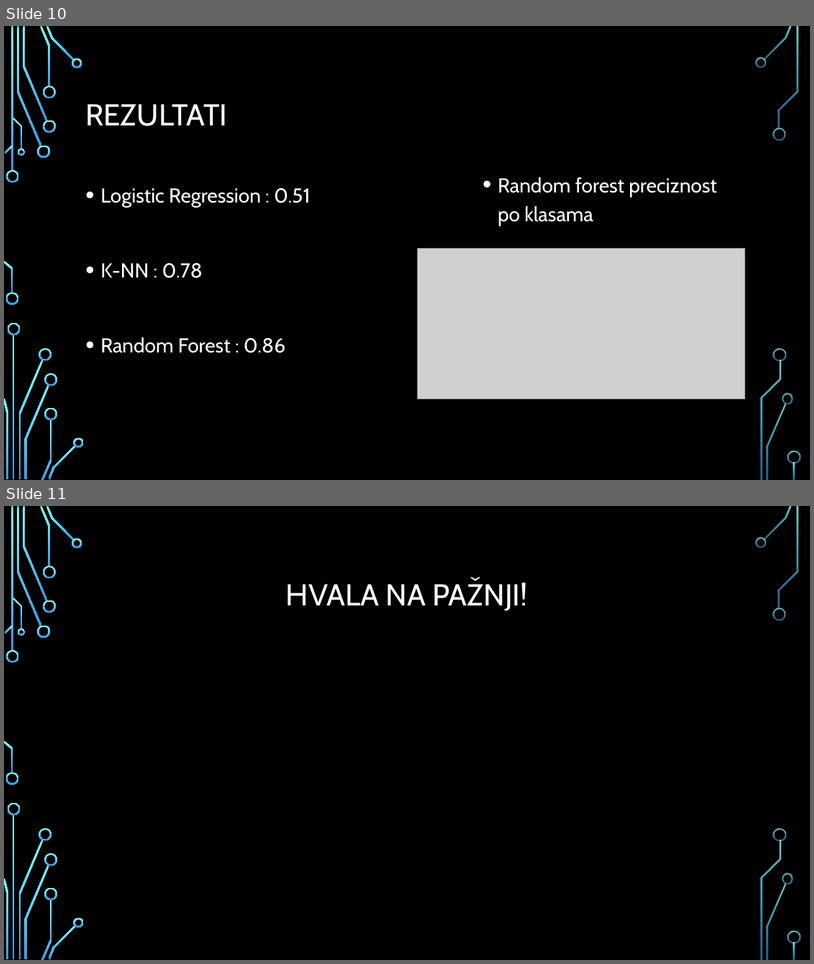
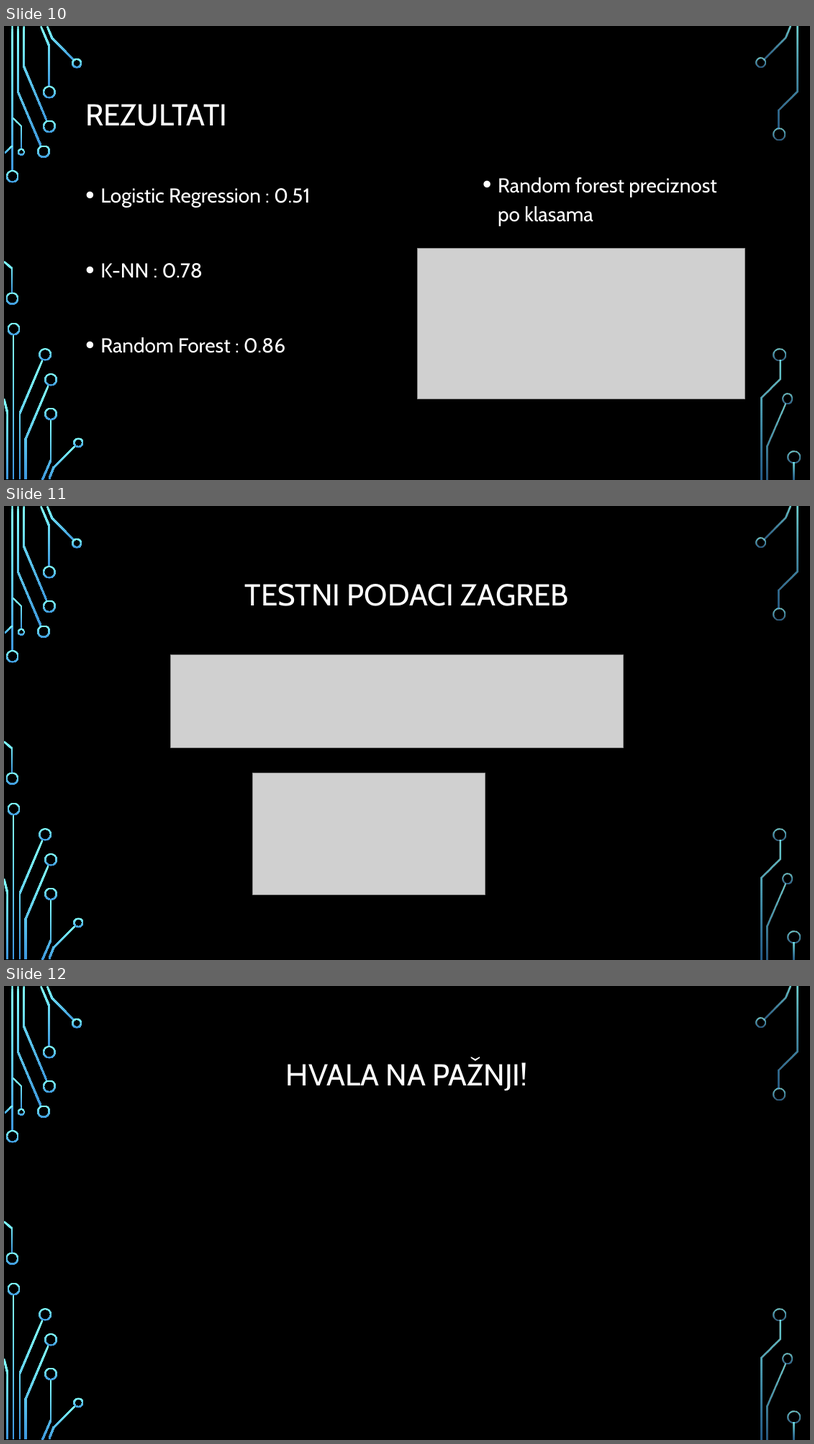
Before and after one commit to IvanBacic/RUSU_projekt, a slide deck: Strojno projekt/RUSU_projektni_zadatak_IvanBacic.pptx. Shown one above the other, each under a label of ours: slides 10 and 11 before the commit, slides 10, 11 and 12 after it. The pictures are 814x964 and 814x1444 pixels, drawn with LibreOffice and Linux fonts; fonts in the diff are those of the drawing; grey boxes stand for pictures; background and template pictures are left out. Boxes give left, top, right and bottom in pixels: in the first picture for what was removed or moved away, otherwise in the second. Text is boxed around its words. In the diff, an @@ line names an element or a change of style, - is before the commit and + after.

Commit message:
Ver 1.4
Added test data from Vodovod Zagreb

```diff
--- a/Strojno projekt/RUSU_projektni_zadatak_IvanBacic.pptx
+++ b/Strojno projekt/RUSU_projektni_zadatak_IvanBacic.pptx
@@ slide 11 added at (4,506,810,960), background picture (left out); not listed: 36 template elements that a slide beside it also shows @@
@@ title added at (245,584,569,606), 36 pt, text #FFFFFF @@
+TESTNI PODACI ZAGREB
@@ picture added at (171,655,623,747) @@
@@ picture added at (252,773,486,894) @@
@@ what was slide 11 is now slide 12 @@
```
Also in this commit, not shown: 3 other files.
